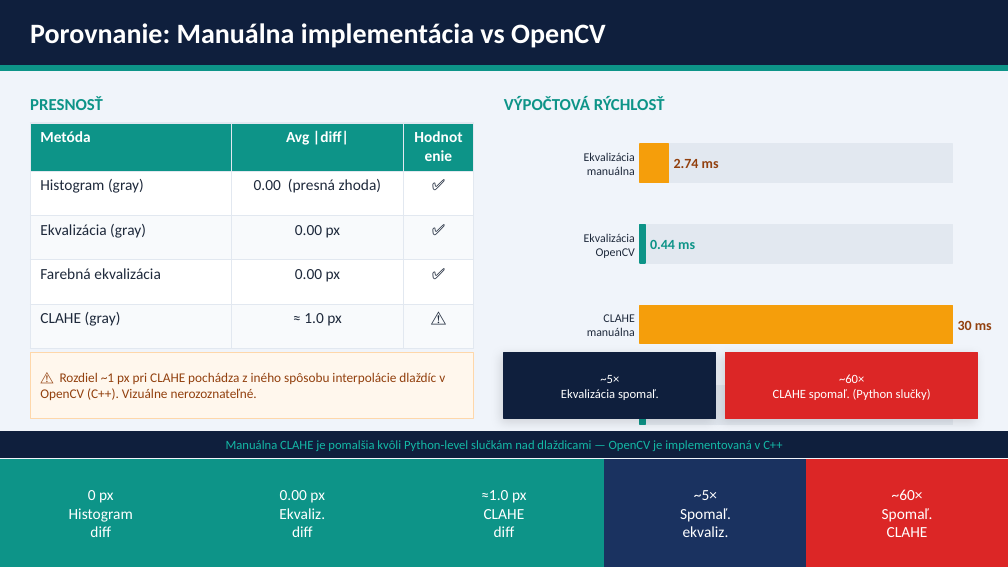
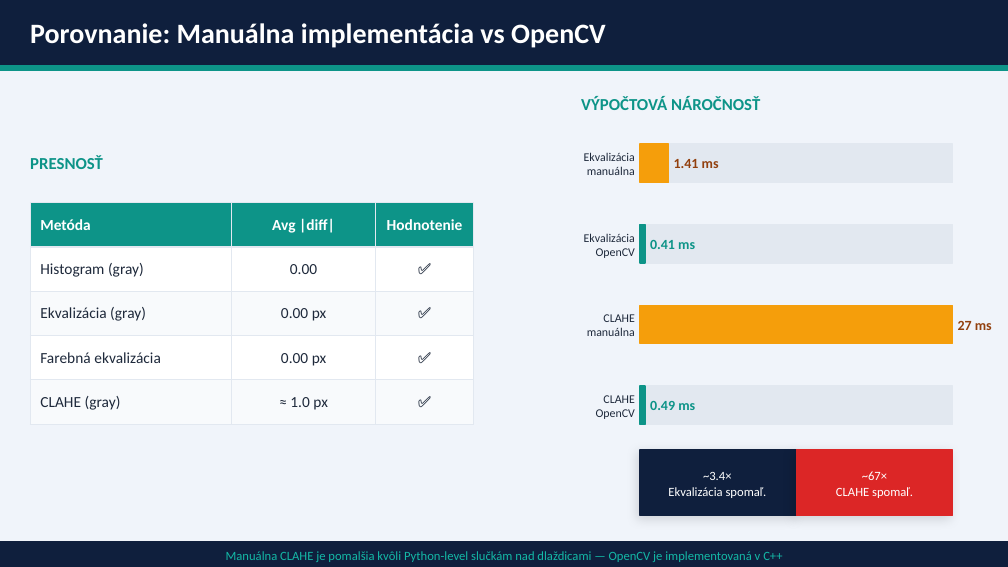
Before and after one commit to Martinbran/psvo_Kupec_Brandobur, a slide deck: slide 7 of Zadanie_3/Zadanie3_Prezentacia.pptx. Drawn at 1008x567 pixels with LibreOffice and Linux fonts; fonts in the diff are those of the drawing. Boxes give left, top, right and bottom in pixels: in the first picture for what was removed or moved away, otherwise in the second. Text is boxed around its words. In the diff, an @@ line names an element or a change of style, - is before the commit and + after.

```diff
--- a/Zadanie_3/Zadanie3_Prezentacia.pptx
+++ b/Zadanie_3/Zadanie3_Prezentacia.pptx
@@ text at <box>581,96,760,110</box>: text changed @@
-VÝPOČTOVÁ RÝCHLOSŤ
+VÝPOČTOVÁ NÁROČNOSŤ
@@ text "PRESNOSŤ": place and size @@
-text "PRESNOSŤ" at <box>30,96,103,110</box>
+text "PRESNOSŤ" at <box>30,155,103,169</box>
@@ text at <box>674,159,719,168</box>: text changed @@
-2.74 ms
+1.41 ms
@@ table at <box>30,203,474,424</box> @@
-row 2, column 2: 0.00 (presná zhoda)
+row 2, column 2: 0.00
-row 5, column 3: ⚠️
+row 5, column 3: ✅
@@ table: place and size @@
-table at <box>30,123,474,345</box>
+table at <box>30,203,474,424</box>
@@ text at <box>650,240,695,249</box>: text changed @@
-0.44 ms
+0.41 ms
@@ text at <box>958,321,992,330</box>: text changed @@
-30 ms
+27 ms
@@ rectangle removed at <box>30,353,474,418</box> @@
@@ text removed at <box>40,372,445,400</box> @@
-⚠️ Rozdiel ~1 px pri CLAHE pochádza z iného spôsobu interpolácie dlaždíc v OpenCV (C++). Vizuálne nerozoznateľné.
@@ rectangle removed at <box>0,460,202,566</box> @@
@@ rectangle removed at <box>202,460,403,566</box> @@
@@ rectangle removed at <box>403,460,605,566</box> @@
@@ rectangle removed at <box>605,460,806,566</box> @@
@@ rectangle: place and size @@
-rectangle at <box>504,353,716,418</box>
+rectangle at <box>640,450,796,515</box>
@@ text "~3.4×": place and size @@
-text "~3.4×" at <box>561,375,659,400</box>
+text "~3.4×" at <box>668,472,767,498</box>
@@ text at <box>703,472,732,480</box>: text changed @@
-~5×
+~3.4×
@@ rectangle: place and size @@
-rectangle at <box>726,353,978,418</box>
+rectangle at <box>796,450,953,515</box>
@@ rectangle removed at <box>806,460,1008,566</box> @@
@@ text at <box>836,471,913,498</box>: text changed @@
-~60×
-CLAHE spomaľ. (Python slučky)
+~67×
+CLAHE spomaľ.
@@ text removed at <box>69,490,133,537</box> @@
-0 px
-Histogram
-diff
@@ text removed at <box>279,490,325,537</box> @@
-0.00 px
-Ekvaliz.
-diff
@@ text removed at <box>481,490,526,537</box> @@
-≈1.0 px
-CLAHE
-diff
@@ text removed at <box>680,490,731,537</box> @@
-~5×
-Spomaľ.
-ekvaliz.
@@ text removed at <box>882,489,933,537</box> @@
-~60×
-Spomaľ.
-CLAHE
@@ rectangle: place and size @@
-rectangle at <box>0,431,1008,458</box>
+rectangle at <box>0,541,1008,567</box>
@@ text "Manuálna CLAHE je pomalšia kvôli ...": place and size @@
-text "Manuálna CLAHE je pomalšia kvôli ..." at <box>226,440,782,451</box>
+text "Manuálna CLAHE je pomalšia kvôli ..." at <box>226,551,782,562</box>
```
Also in this commit, not shown: 4 other slides changed, 2 slides added, 1 slide removed, 2 other files.
